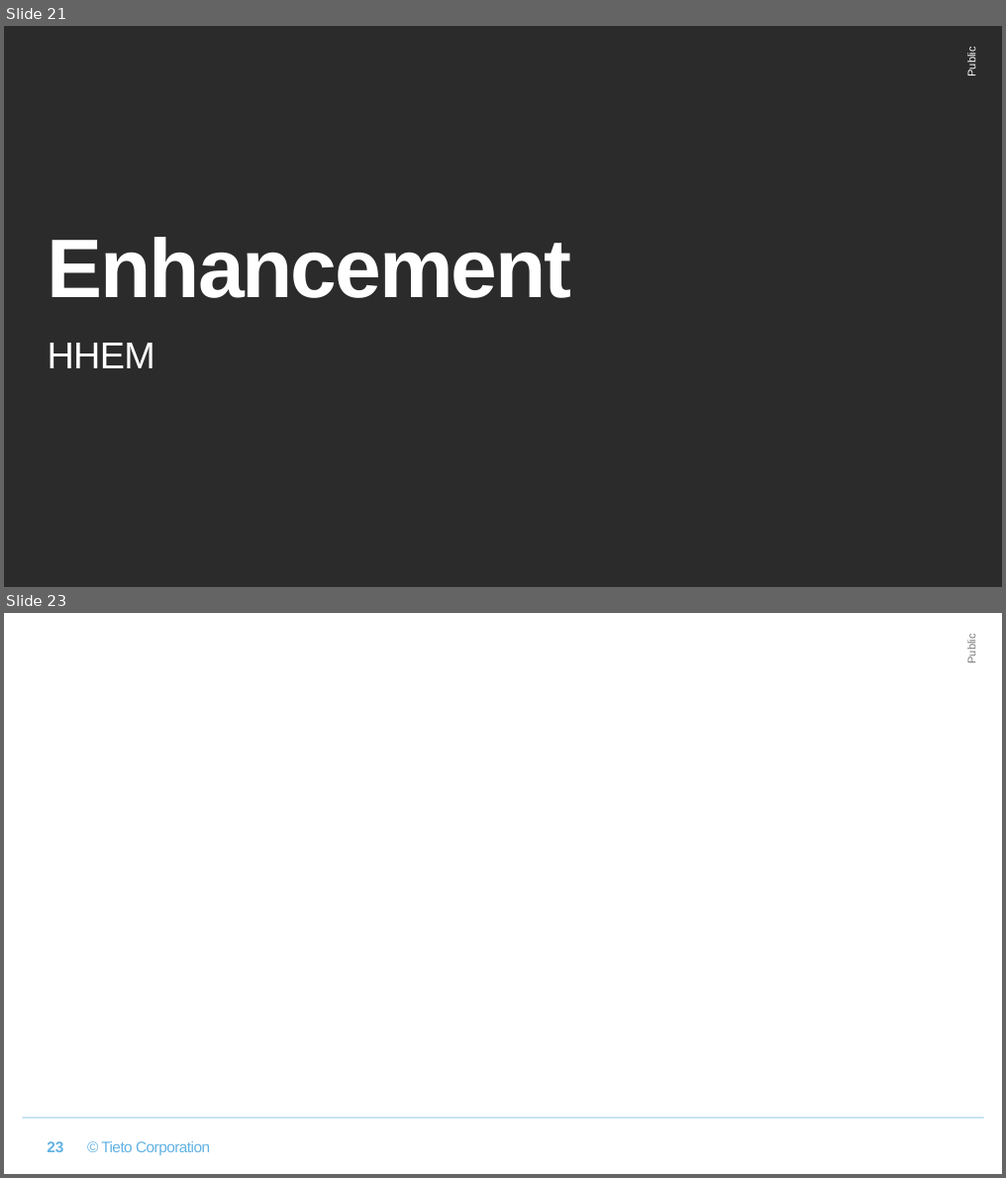
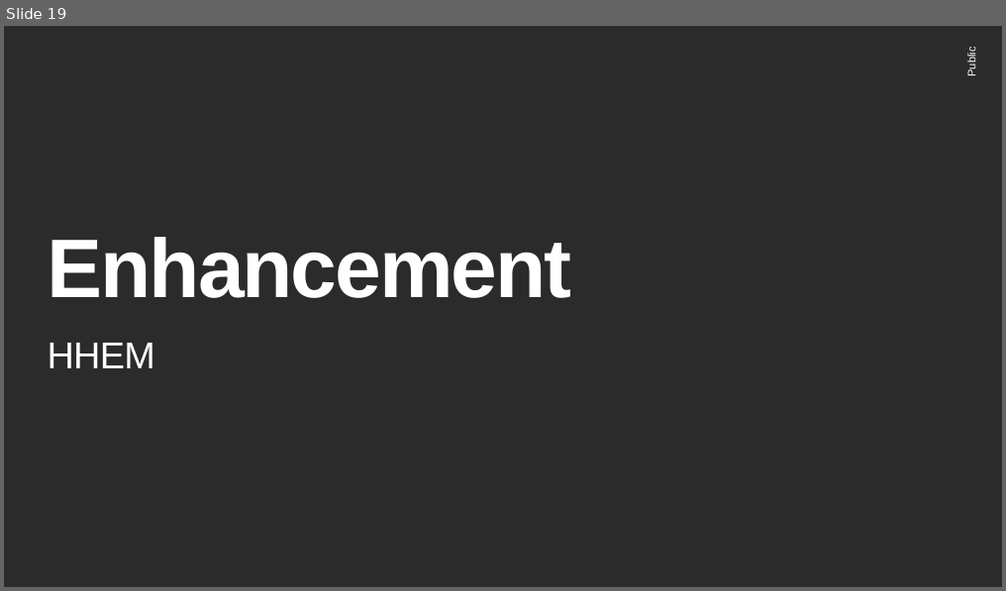
Before and after one commit to xpanhhu/hand-held_environment_monitor, a slide deck: hand-held_environment_monitor_Template.pptx. Shown one above the other, each under a label of ours: slides 21 and 23 before the commit, slide 19 after it; the slides between them are not shown. The pictures are 1006x1178 and 1006x591 pixels, drawn with LibreOffice and Linux fonts; fonts in the diff are those of the drawing; background and template pictures are left out; a plain dark background stands for a picture behind light text. Boxes give left, top, right and bottom in pixels: in the first picture for what was removed or moved away, otherwise in the second. Text is boxed around its words. In the diff, an @@ line names an element or a change of style, - is before the commit and + after.

```diff
--- a/hand-held_environment_monitor_Template.pptx
+++ b/hand-held_environment_monitor_Template.pptx
@@ slide 23 removed at (4, 613, 1002, 1174), background #FFFFFF @@
@@ text removed at (965, 637, 977, 663) @@
-Public
@@ line removed from (22, 1118) to (984, 1118) @@
@@ page number removed at (47, 1142, 63, 1153) @@
-23
@@ text removed at (101, 1142, 210, 1156) @@
-© Tieto Corporation
@@ what was slide 21 is now slide 19 @@
```
Also in this commit, not shown: 2 slides changed, 1 slide added, 3 other slides removed.
